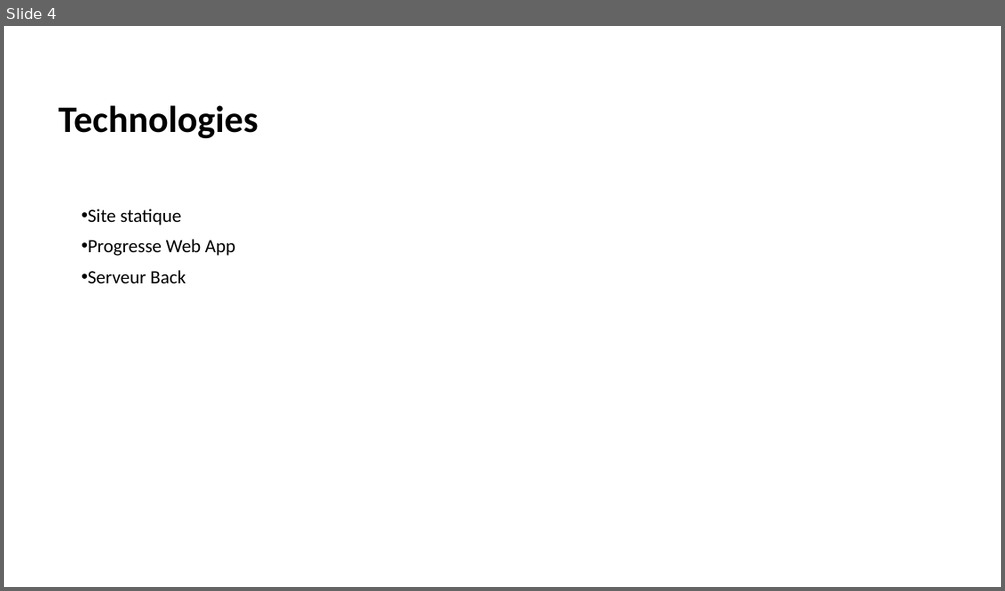
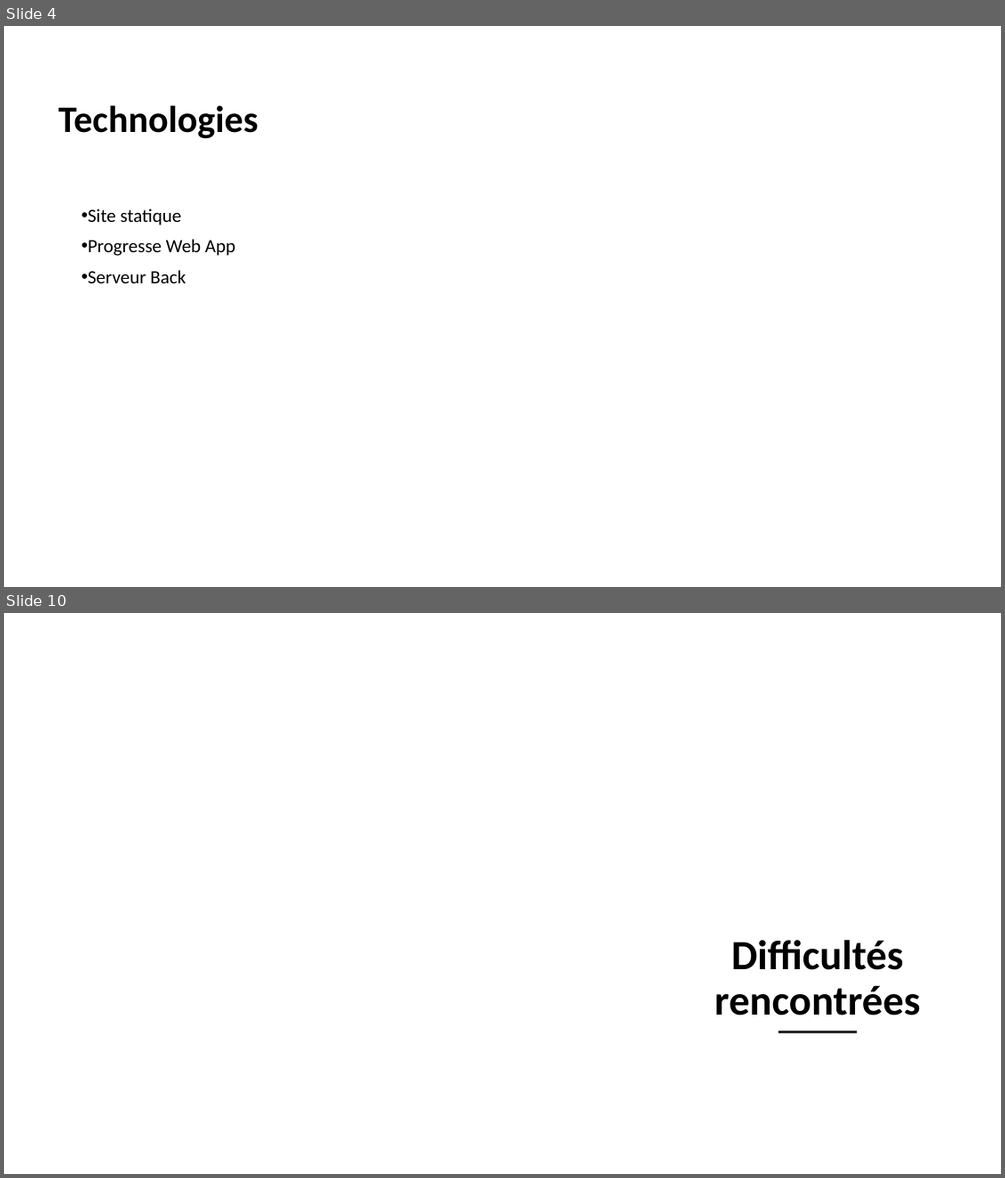
Before and after one commit to Mohamed13/CanIGoOut, a slide deck: Document/Powerpoint - Présentation finale.pptx. Shown one above the other, each under a label of ours: slide 4 before the commit, slides 4 and 10 after it; the slides between them are not shown. The pictures are 1005x591 and 1005x1178 pixels, drawn with LibreOffice and Linux fonts; fonts in the diff are those of the drawing; background and template pictures are left out. Boxes give left, top, right and bottom in pixels: in the first picture for what was removed or moved away, otherwise in the second. Text is boxed around its words. In the diff, an @@ line names an element or a change of style, - is before the commit and + after.

```diff
--- a/Document/Powerpoint - Présentation finale.pptx
+++ b/Document/Powerpoint - Présentation finale.pptx
@@ slide 10 added at <box>4,613,1001,1174</box>, background picture (left out) @@
@@ freeform shape added at <box>78,613,1001,1174</box>, outline #FFFFFF 2 pt @@
@@ freeform shape added at <box>542,700,889,1075</box>, fill #FFFFFF at 50% opacity @@
@@ freeform shape added at <box>616,799,1001,1174</box>, fill #FFFFFF at 70% opacity @@
@@ title added at <box>714,940,920,1015</box>, 40 pt, text #000000, bold @@
+Difficultés rencontrées
@@ line added from (779, 1032) to (856, 1032), #262626 2 pt @@
```
Also in this commit, not shown: 6 other slides added.
